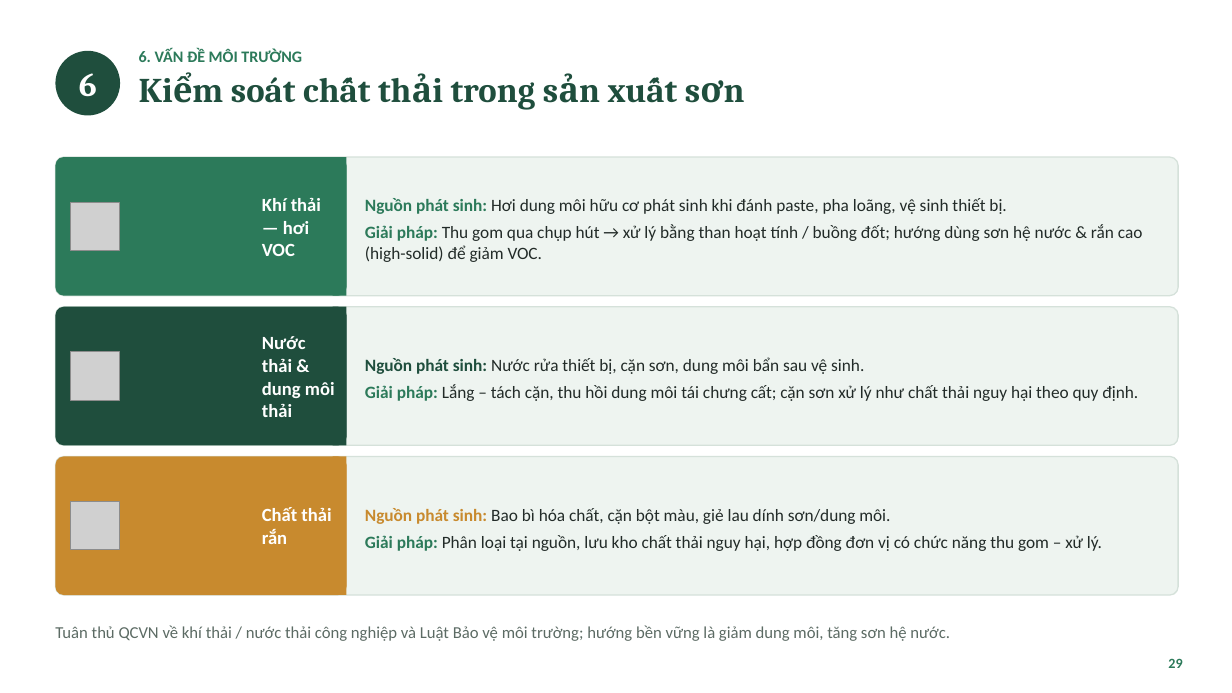
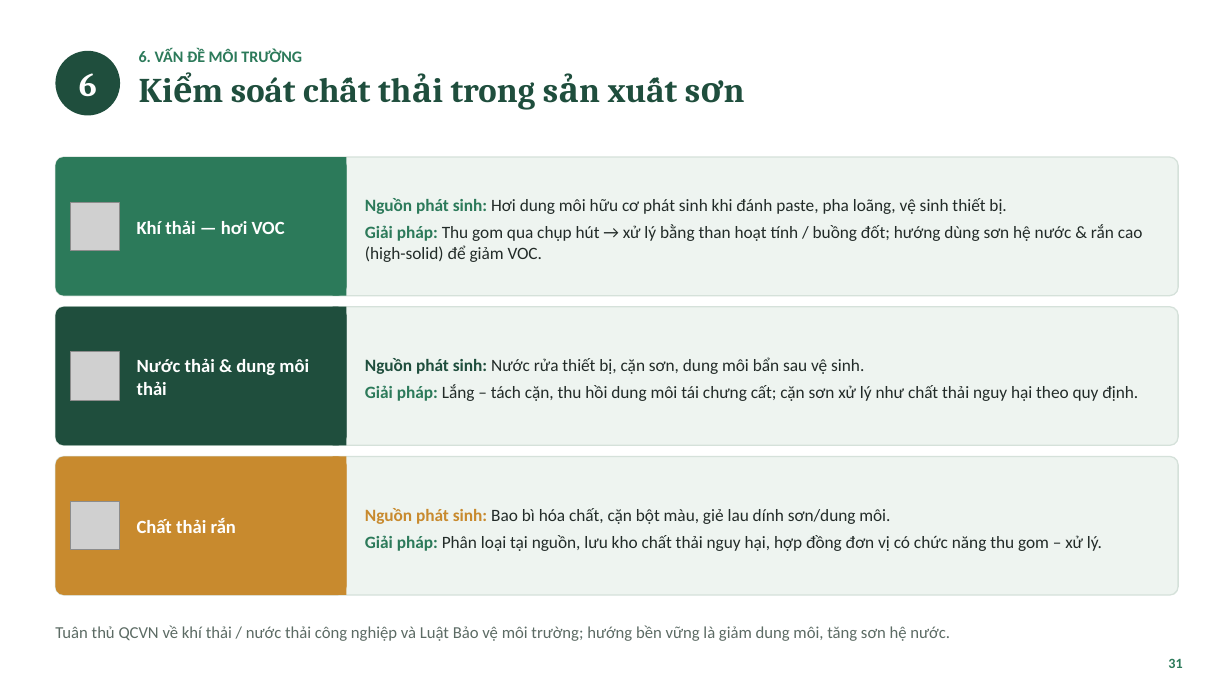
Before and after one commit to tranconcoder/pubic-resources, a slide deck: slide 31 of SuHeo/Báo cáo thực tập - Sơn Hải Vân.pptx (slide 29 before the commit). Drawn at 1232x693 pixels with LibreOffice and Linux fonts; fonts in the diff are those of the drawing; grey boxes stand for pictures. Boxes give left, top, right and bottom in pixels: in the first picture for what was removed or moved away, otherwise in the second. Text is boxed around its words. In the diff, an @@ line names an element or a change of style, - is before the commit and + after.

```diff
--- a/SuHeo/Báo cáo thực tập - Sơn Hải Vân.pptx
+++ b/SuHeo/Báo cáo thực tập - Sơn Hải Vân.pptx
@@ text "Khí thải — hơi VOC" rewrapped from [262, 198, 321, 256] to [137, 221, 285, 234] @@
@@ text "Nước thải & dung môi ..." rewrapped from [262, 336, 335, 417] to [137, 358, 309, 395] @@
@@ text "Chất thải rắn" rewrapped from [262, 507, 331, 544] to [137, 518, 236, 533] @@
@@ text at [1168, 658, 1182, 668]: text changed @@
-29
+31
```
Also in this commit, not shown: 9 other slides changed, 2 slides added, 1 other file.
